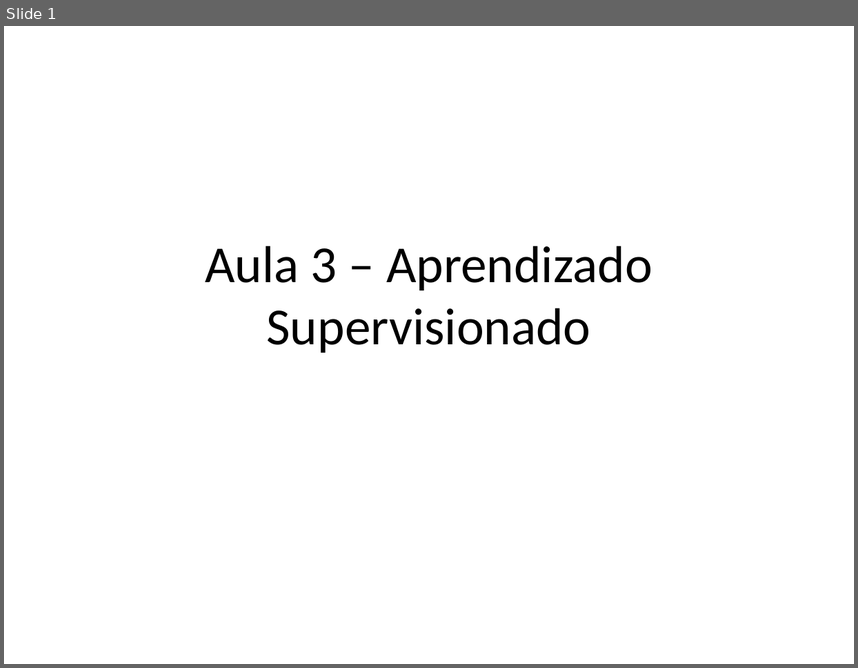
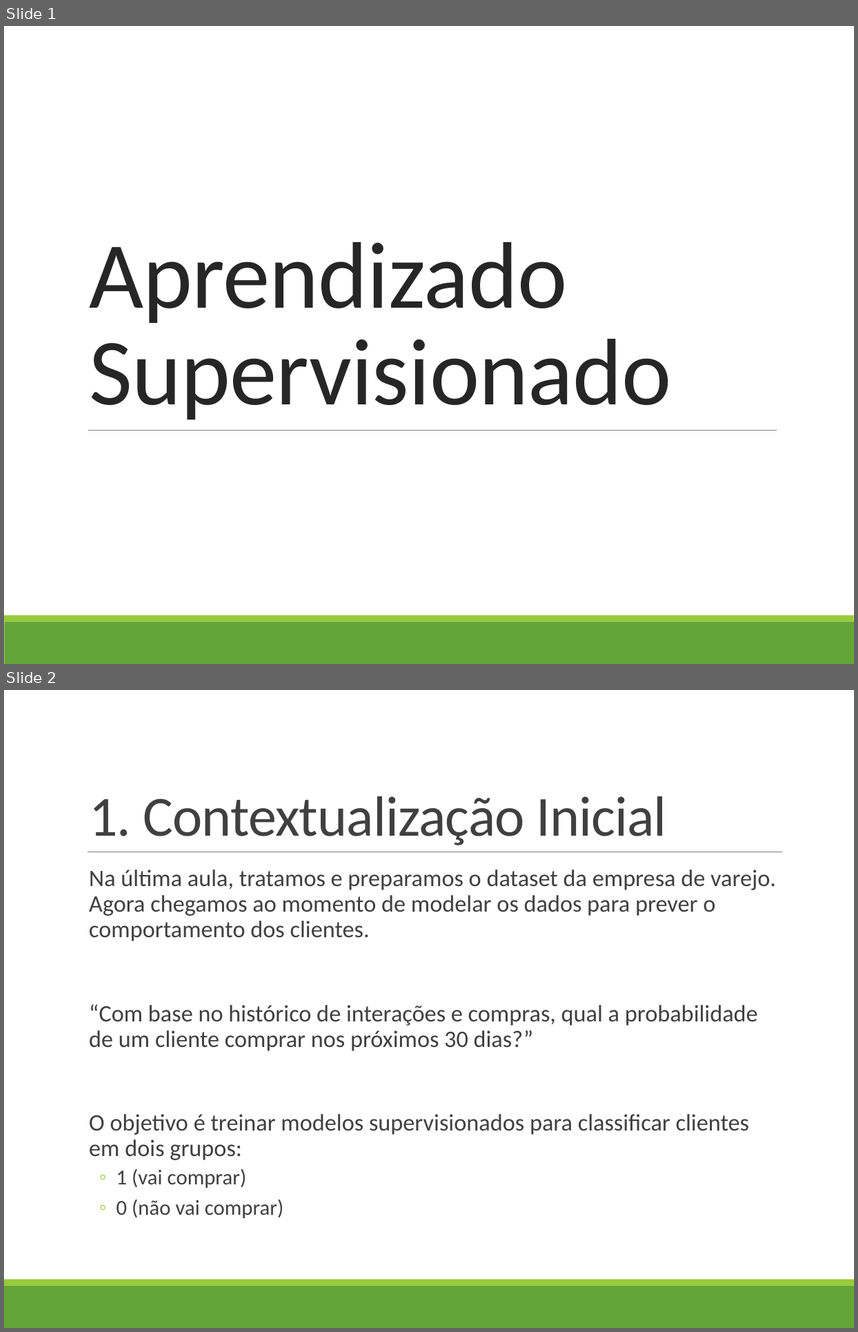
Before and after one commit to profAndreSouza/Material, a slide deck: Inteligência Artificial e Big Data/03-Aprendizado Supervisionado.pptx. Shown one above the other, each under a label of ours: slide 1 before the commit, slides 1 and 2 after it. The pictures are 858x668 and 858x1332 pixels, drawn with LibreOffice and Linux fonts; fonts in the diff are those of the drawing. Boxes give left, top, right and bottom in pixels: in the first picture for what was removed or moved away, otherwise in the second. Text is boxed around its words. In the diff, an @@ line names an element or a change of style, - is before the commit and + after.

```diff
--- a/Inteligência Artificial e Big Data/03-Aprendizado Supervisionado.pptx
+++ b/Inteligência Artificial e Big Data/03-Aprendizado Supervisionado.pptx
@@ slide 2 added at bbox=[4, 690, 854, 1328], background #FFFFFF; not listed: 2 template elements that a slide beside it also shows @@
@@ title added at bbox=[89, 796, 667, 845], 48 pt, text #404040 @@
+1. Contextualização Inicial
@@ line added from (87, 851) to (782, 851), #808080 0.5 pt @@
@@ text added at bbox=[89, 869, 776, 1218], 20 pt, text #404040 @@
+  Na última aula, tratamos e preparamos o dataset da empresa de varejo. Agora chegamos ao momento de modelar os dados para prever o comportamento dos clientes.
+  “Com base no histórico de interações e compras, qual a probabilidade de um cliente comprar nos próximos 30 dias?”
+  O objetivo é treinar modelos supervisionados para classificar clientes em dois grupos:
+  ◦ 1 (vai comprar)
+  ◦ 0 (não vai comprar)
@@ slide 1 changed as well @@
@@ title "Aprendizado Supervisionado" at bbox=[89, 242, 671, 419]: vertical alignment middle to bottom @@
@@ title at bbox=[89, 242, 671, 419]: text changed; size 44 to 80 pt; text colour #000000 to #262626 @@
-Aula 3 – Aprendizado Supervisionado
+Aprendizado Supervisionado
@@ line added from (88, 430) to (777, 430), #808080 0.5 pt @@
@@ rectangle added at bbox=[4, 621, 854, 664], fill #63A537 @@
@@ rectangle added at bbox=[4, 615, 854, 621], fill #99CB38 @@
```
Also in this commit, not shown: 11 other slides changed, 2 other slides added, 13 slides removed.
